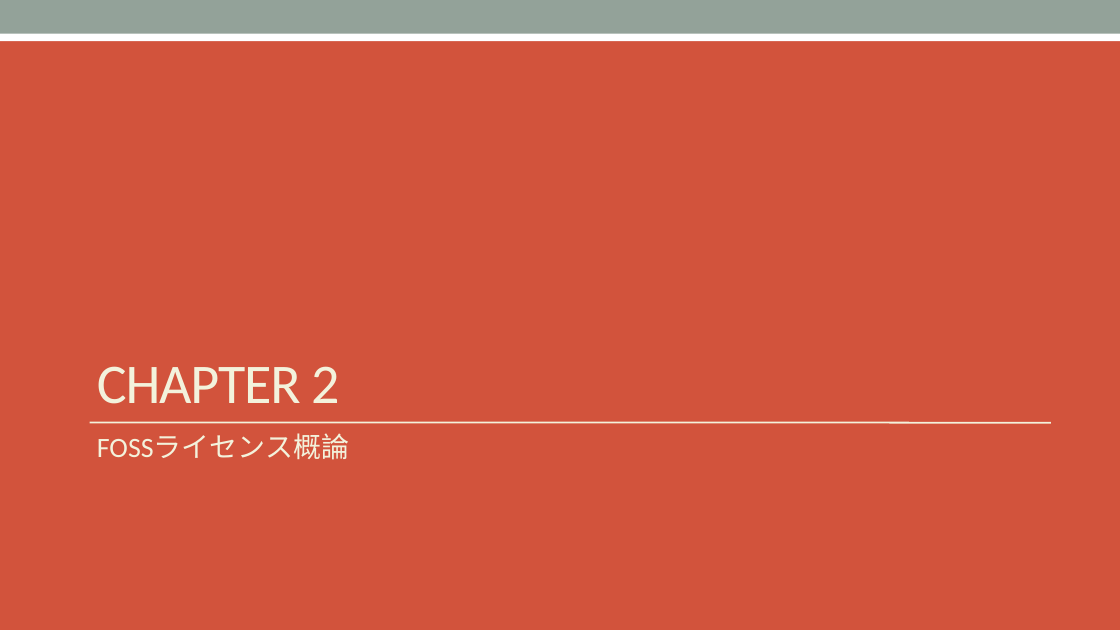
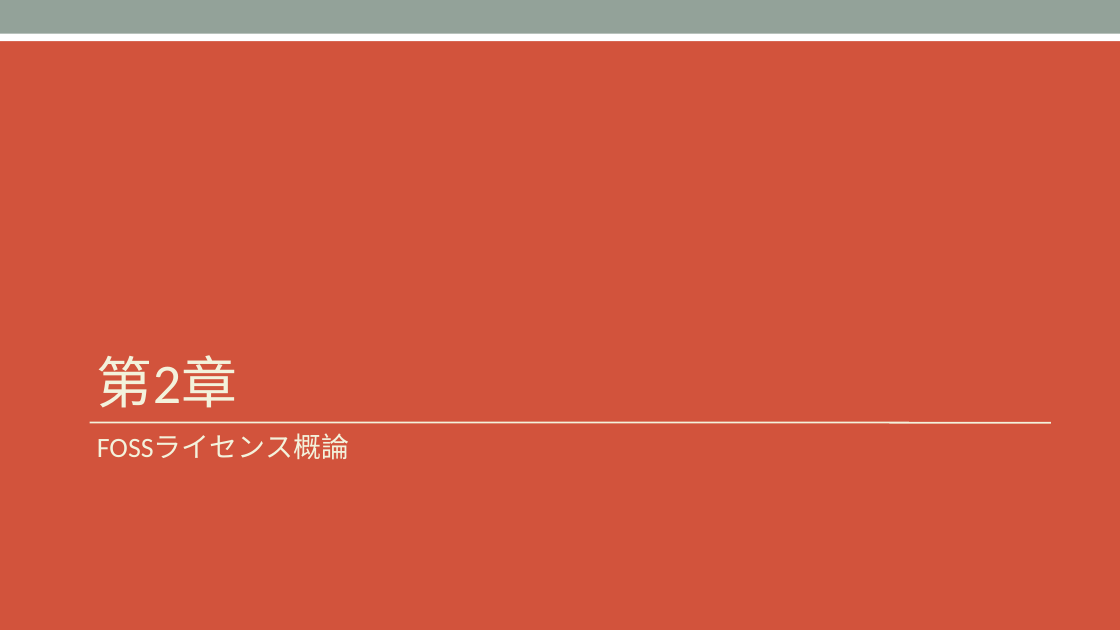
Before and after one commit to OpenChain-Project/Curriculum-Translation-JP, a slide deck: slide 11 of target/openchain-curriculum-release-2.pptx. Drawn at 1120x630 pixels with LibreOffice and Linux fonts; fonts in the diff are those of the drawing. Boxes give left, top, right and bottom in pixels: in the first picture for what was removed or moved away, otherwise in the second. Text is boxed around its words. In the diff, an @@ line names an element or a change of style, - is before the commit and + after.

```diff
--- a/target/openchain-curriculum-release-2.pptx
+++ b/target/openchain-curriculum-release-2.pptx
@@ title at box(97, 355, 237, 408): text changed @@
-CHAPTER 2
+第2章
```
Also in this commit, not shown: 2 other slides changed, 9 other files.
